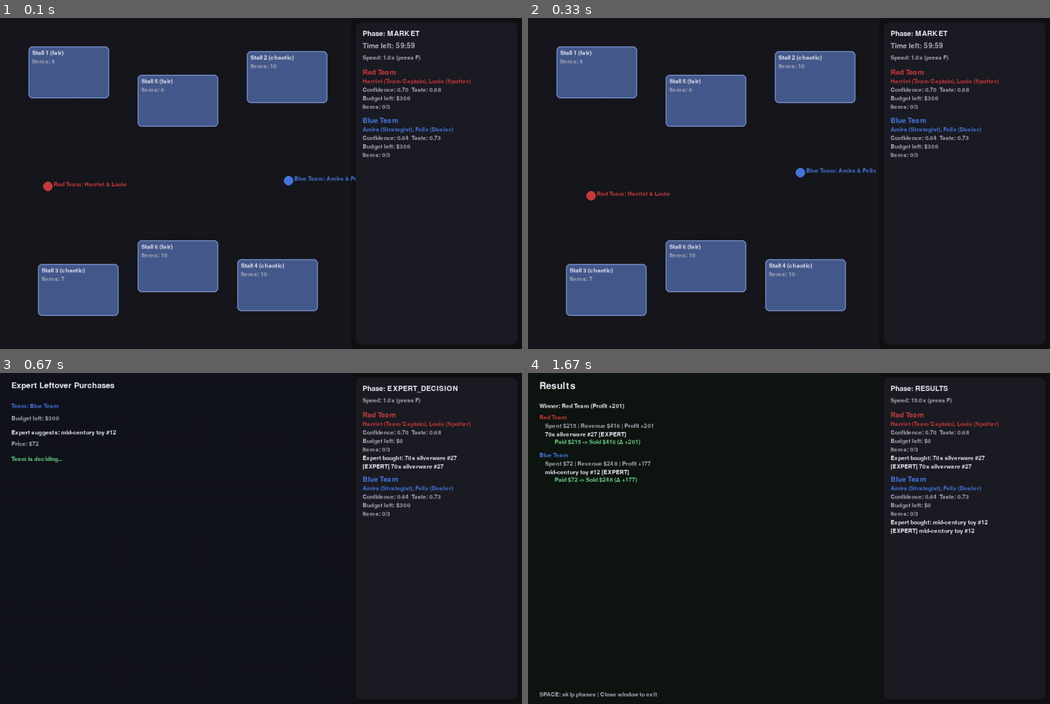
Above: before the commit, frames 1-4 (two rows, left to right).
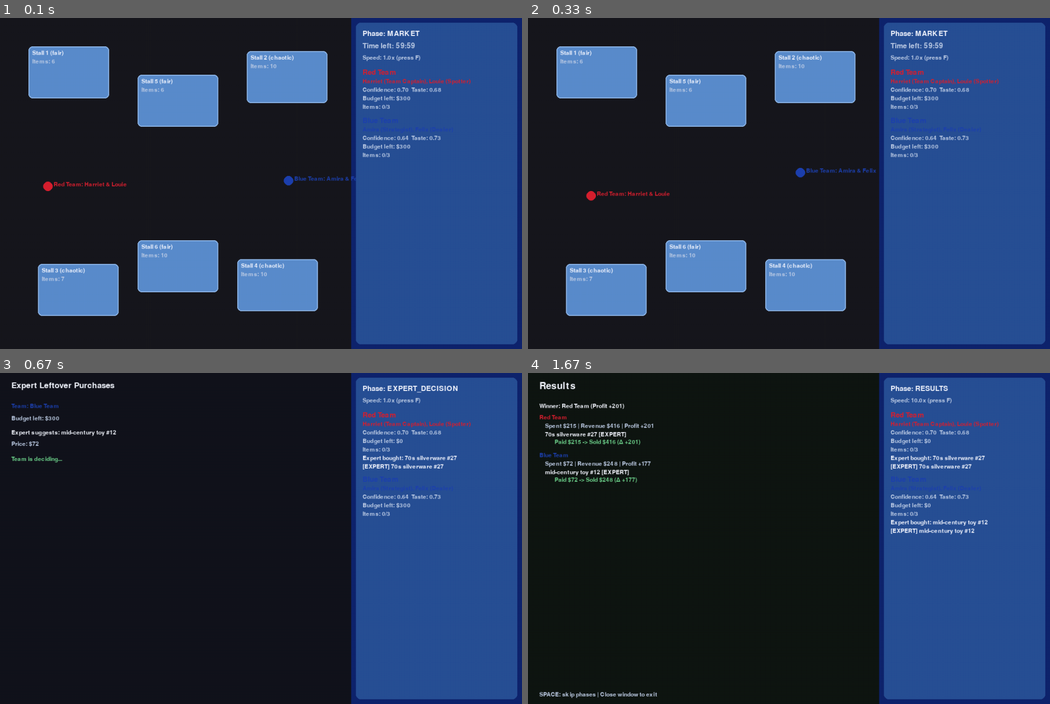
Above: after the commit, the same moments.

Repository: ashvernon/bargain-hunt-simulator
Game: pygame game, started from main.py
The game is run twice, just before and just after one commit, with the same random seed, the same clock (stepped at 60 frames per second) and the same inputs.
Inputs:
- Up to frame 1 (0.1 s): no input
- Up to frame 2 (0.33 s): no input
- Up to frame 3 (0.67 s): tap Space at 0.33 s
- Up to frame 4 (1.67 s): tap F at 0.67 s; tap Enter at 1 s; tap Space at 1.4 s

The runs differ from the first frame. In frame 1, 47% of the frame differs, in the area x 5-100%, y 0-100%; in frame 2, 47%; in frame 3, 33%; in frame 4, 33%.

Commit message:
Update palette to Bargain Hunt colours

Diff:
--- a/constants.py
+++ b/constants.py
@@ -1,12 +1,12 @@
 # Basic colours (RGB)
-BG = (18, 18, 22)
-PANEL = (28, 28, 36)
-TEXT = (235, 235, 245)
-MUTED = (170, 170, 185)
-STALL = (70, 90, 140)
-STALL_EDGE = (120, 145, 200)
-TEAM_A = (200, 60, 60)   # Red duo
-TEAM_B = (70, 120, 220)  # Blue duo
+BG = (16, 36, 110)
+PANEL = (40, 80, 150)
+TEXT = (243, 246, 255)
+MUTED = (190, 205, 230)
+STALL = (90, 140, 205)
+STALL_EDGE = (145, 185, 235)
+TEAM_A = (215, 32, 48)   # Scarlet duo
+TEAM_B = (30, 65, 175)   # Royal blue duo
 GOLD = (215, 180, 80)
 BAD = (220, 90, 90)
 GOOD = (110, 210, 140)
